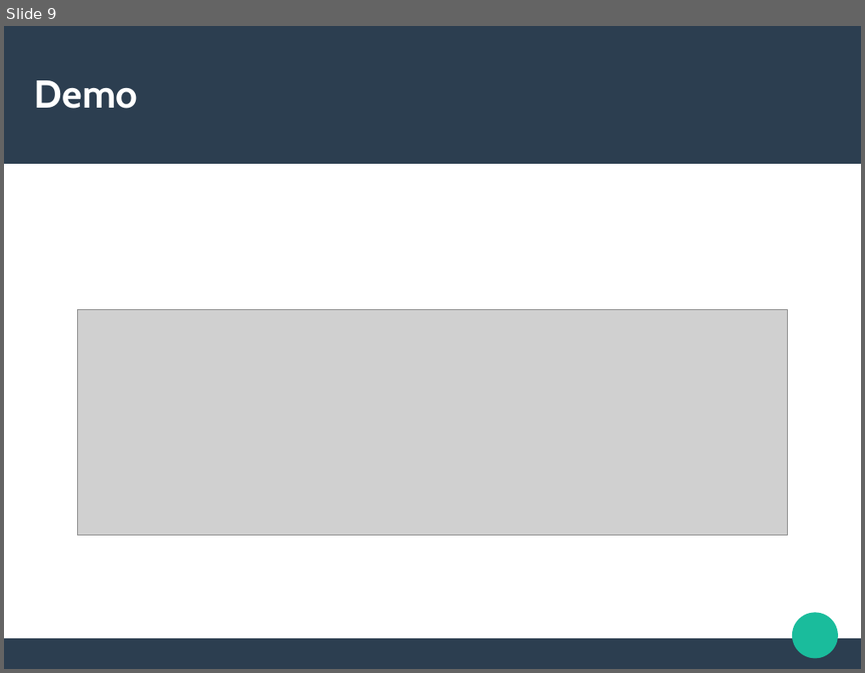
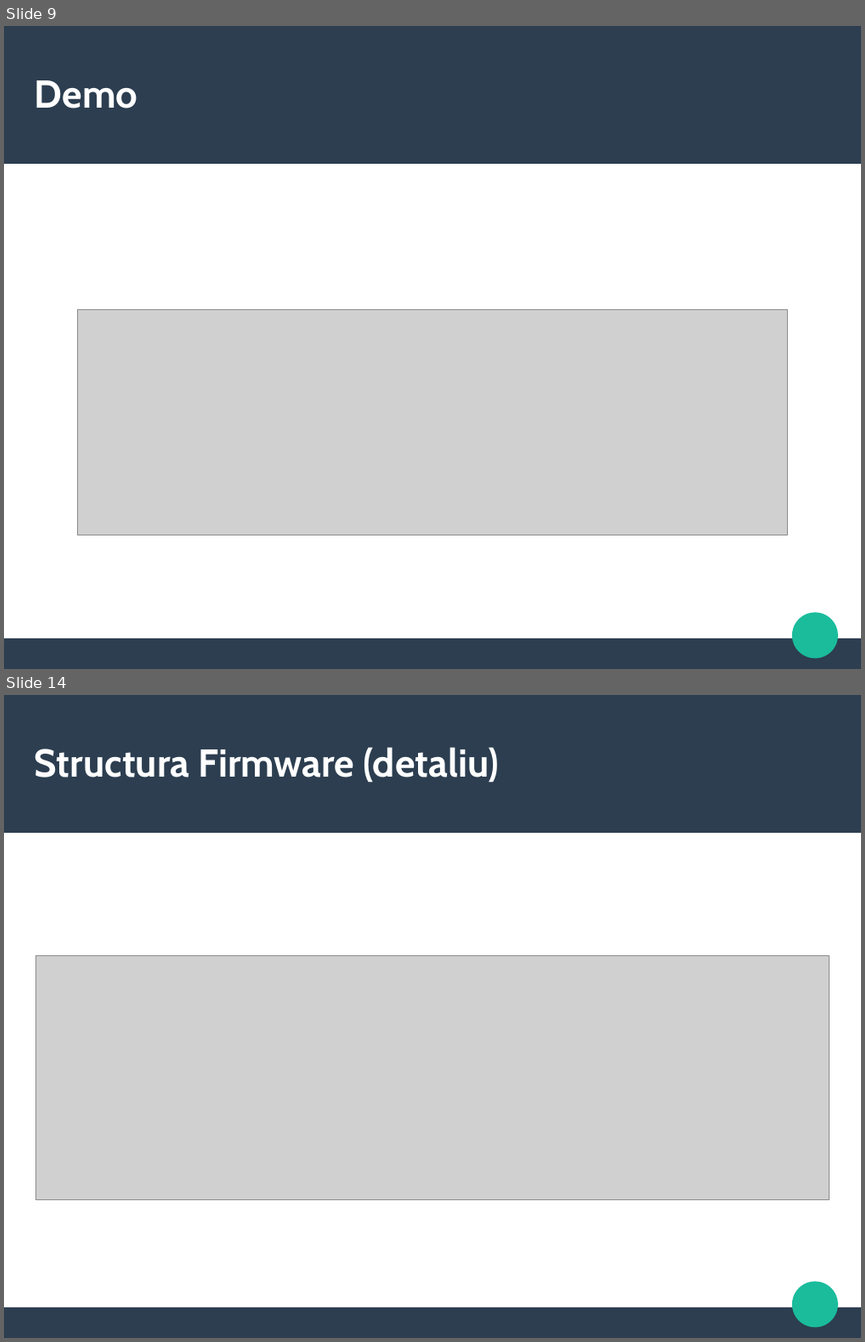
Before and after one commit to paulbarbu/msc-thesis, a slide deck: Bootloader - licenta.odp. Shown one above the other, each under a label of ours: slide 9 before the commit, slides 9 and 14 after it; the slides between them are not shown. The pictures are 865x673 and 865x1342 pixels, drawn with LibreOffice and Linux fonts; fonts in the diff are those of the drawing; grey boxes stand for pictures. Boxes give left, top, right and bottom in pixels: in the first picture for what was removed or moved away, otherwise in the second. Text is boxed around its words. In the diff, an @@ line names an element or a change of style, - is before the commit and + after.

Commit message:
modified the cover and the title page and added the missing resources for the presentations

```diff
--- a/Bootloader - licenta.odp
+++ b/Bootloader - licenta.odp
@@ slide 14 added at bbox=[4, 695, 861, 1338], background #FFFFFF; not listed: 3 template elements that a slide beside it also shows @@
@@ title added at bbox=[35, 747, 499, 783], 36 pt, text #FFFFFF, bold @@
+Structura Firmware (detaliu)
@@ picture added at bbox=[36, 956, 828, 1200] @@
```
Also in this commit, not shown: 1 slide changed, 5 other slides added, 1 slide removed, 16 other files.
